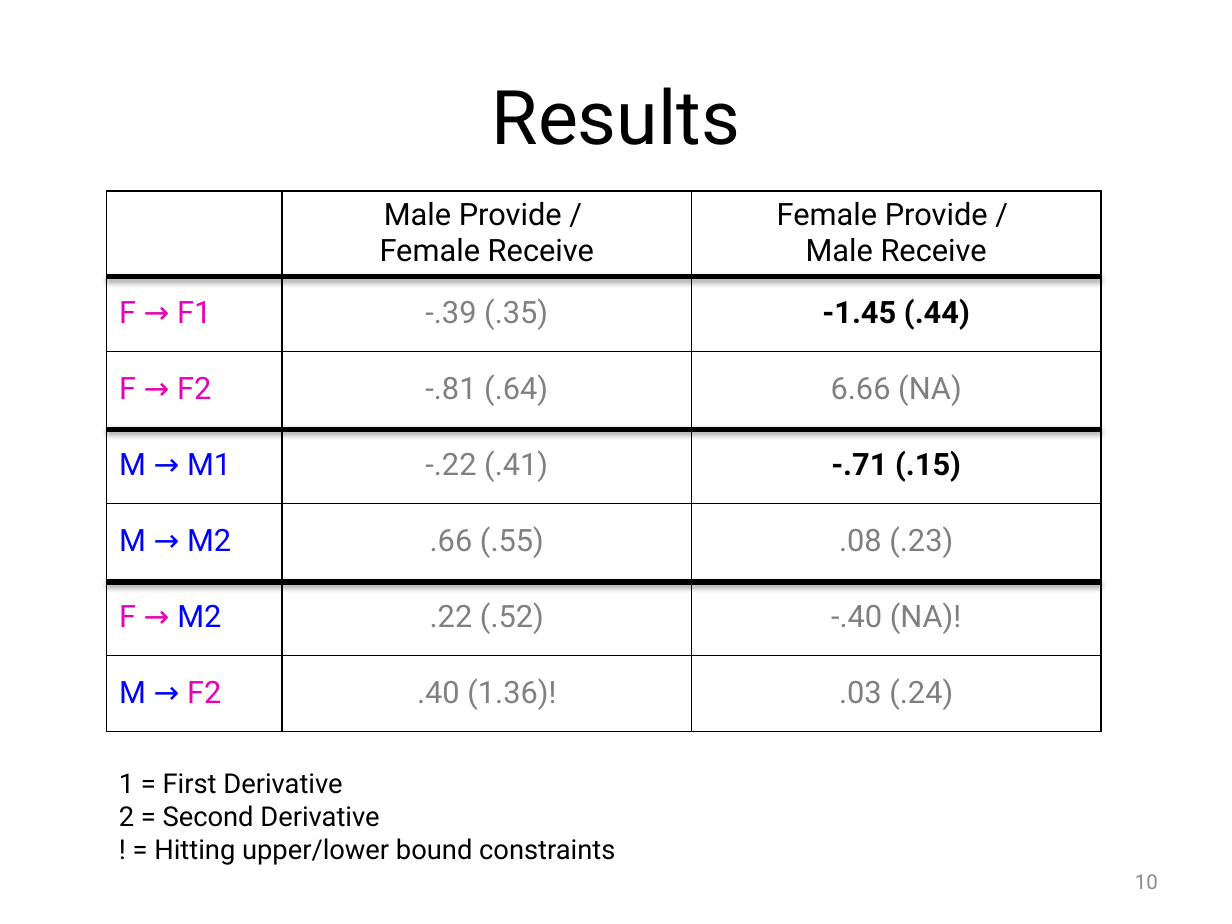
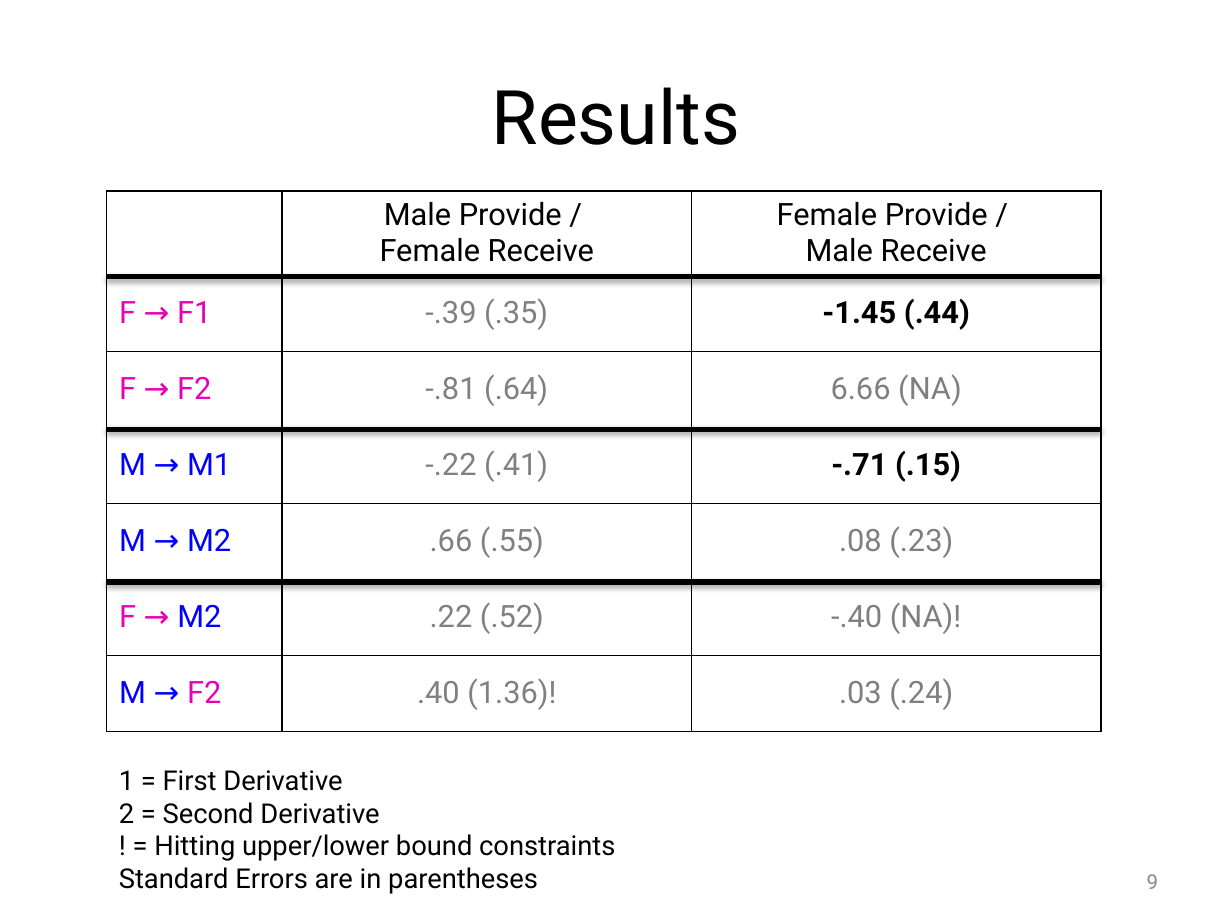
Before and after one commit to mayazrm/KZNB, a slide deck: slide 9 of DSM/Bolger_DSM_Report_from_the_Trenches_170601.pptx (slide 10 before the commit). Drawn at 1232x924 pixels with LibreOffice and Linux fonts; fonts in the diff are those of the drawing. Boxes give left, top, right and bottom in pixels: in the first picture for what was removed or moved away, otherwise in the second. Text is boxed around its words. In the diff, an @@ line names an element or a change of style, - is before the commit and + after.

```diff
--- a/DSM/Bolger_DSM_Report_from_the_Trenches_170601.pptx
+++ b/DSM/Bolger_DSM_Report_from_the_Trenches_170601.pptx
@@ text at box(119, 867, 538, 894): paragraph added @@
+Standard Errors are in parentheses
@@ page number at box(1147, 874, 1159, 889): text changed @@
-10
+9
```
Also in this commit, not shown: 5 other slides changed, 2 other files.
